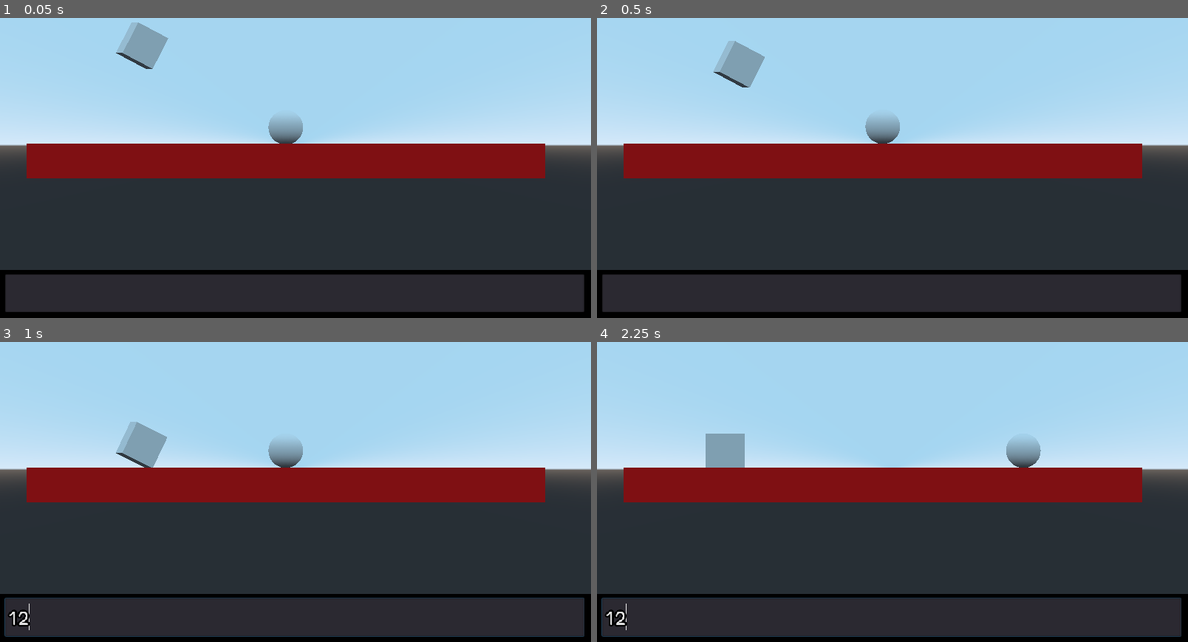
Above: before the commit, frames 1-4 (two rows, left to right).
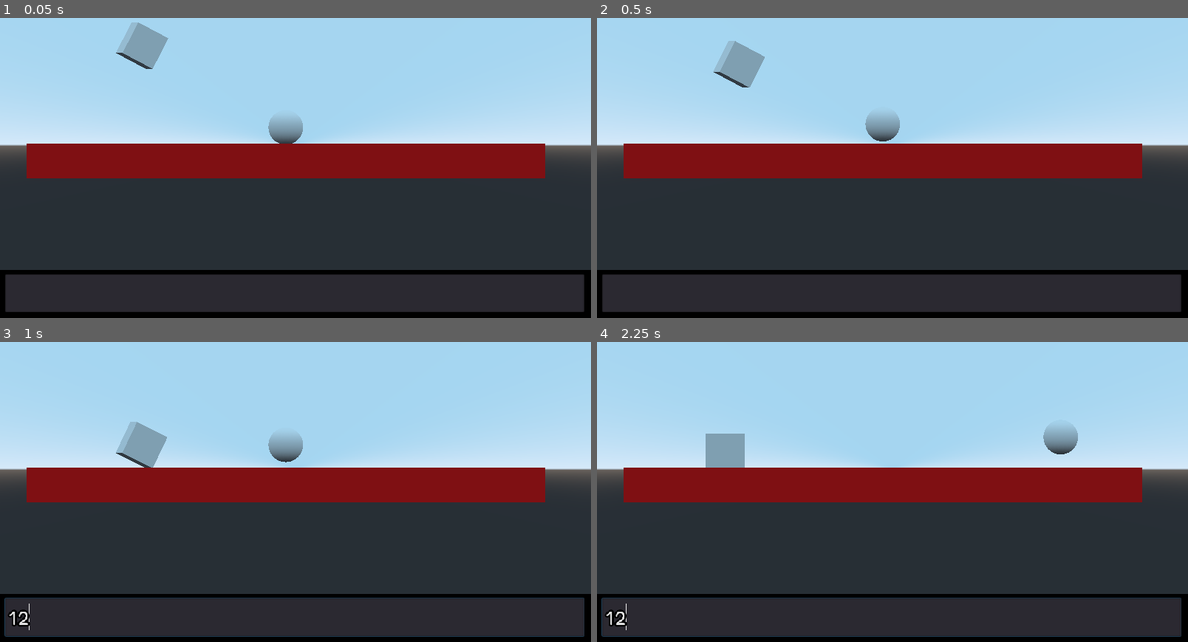
Above: after the commit, the same moments.

Repository: toimisto/rollballgenesis
Game: Godot game, scene res://Main.tscn
Two runs of this game, one before a commit and one after it. Both use one fixed random seed, a clock stepped at 60 frames per second and the inputs below.
Inputs (mouse positions are in pixels of both pictures, inside the frame that each line leads up to):
- Up to frame 1 (0.05 s): no input
- Up to frame 2 (0.5 s): no input
- Up to frame 3 (1 s): click (295, 618) at 0.52 s; type "12" at 0.6 s
- Up to frame 4 (2.25 s): hold Right (ui_right) 1.28-2.03 s; hold Down (ui_down) from 2.03 s (still down)

Frame 1 is identical in both runs. In frame 2, less than 0.1% of the frame differs, in the area x 45-52%, y 32-42%; in frame 3, 0.3%; in frame 4, 0.9%, in the area x 69-82%, y 28-42%.

Commit message:
Add gravity toggle

Diff:
--- a/Level.gd
+++ b/Level.gd
@@ -24,6 +24,8 @@
     if get_node(object):
         SAFESPACE[object] = get_node(object)
         remove_child(get_node(object))
-        $Shinji.add_central_force(Vector3(0, 0.00000001, 0))
     else:
         add_child(SAFESPACE[object])
+
+func ToggleGravity(gravity):
+    $Shinji.set_gravity_scale(gravity)
--- a/Level.tscn
+++ b/Level.tscn
@@ -24,6 +24,7 @@
 
 [node name="Box" type="RigidBody" parent="."]
 transform = Transform( 0.192984, 0.451492, -0.871156, 0, 0.887846, 0.460141, 0.981202, -0.0887997, 0.17134, -8.3099, 5.7552, 1.33746 )
+can_sleep = false
 
 [node name="CollisionShape" type="CollisionShape" parent="Box"]
 transform = Transform( 1, 0, 4.47035e-08, 0, 1, -9.31323e-10, 0, 1.86265e-09, 1, 0, 0, 0 )
--- a/Main.gd
+++ b/Main.gd
@@ -4,7 +4,7 @@
 var s = {
     ground = false,
     gravity = false,
-    dimension = false,
+    dimension = 2,
     goal = false
    }
 var help = 0
@@ -38,6 +38,16 @@
                 $Control.output("Now you have a [color=#FF5500]ground[/color]. \n Very nice.")
                 s["ground"] = true
                 $Level.ToggleObject("Floor")
+        "gravity":
+            help = 0
+            if s["gravity"]:
+                $Control.output("Removed [color=#FF5500]gravity[/color].")
+                s["gravity"] = false
+                $Level.ToggleGravity(0)
+            else:
+                $Control.output("Now you have a [color=#FF5500]gravity[/color]. \n Very nice.")
+                s["gravity"] = true
+                $Level.ToggleGravity(1)
 
         _:
             $Control.output("[color=#FF0000]Nani?![/color]")
--- a/assets/Shinji.tscn
+++ b/assets/Shinji.tscn
@@ -12,6 +12,8 @@
 
 [node name="Shinji" type="RigidBody"]
 physics_material_override = SubResource( 1 )
+gravity_scale = 0.0
+can_sleep = false
 
 [node name="CollisionShape" type="CollisionShape" parent="."]
 shape = SubResource( 2 )
